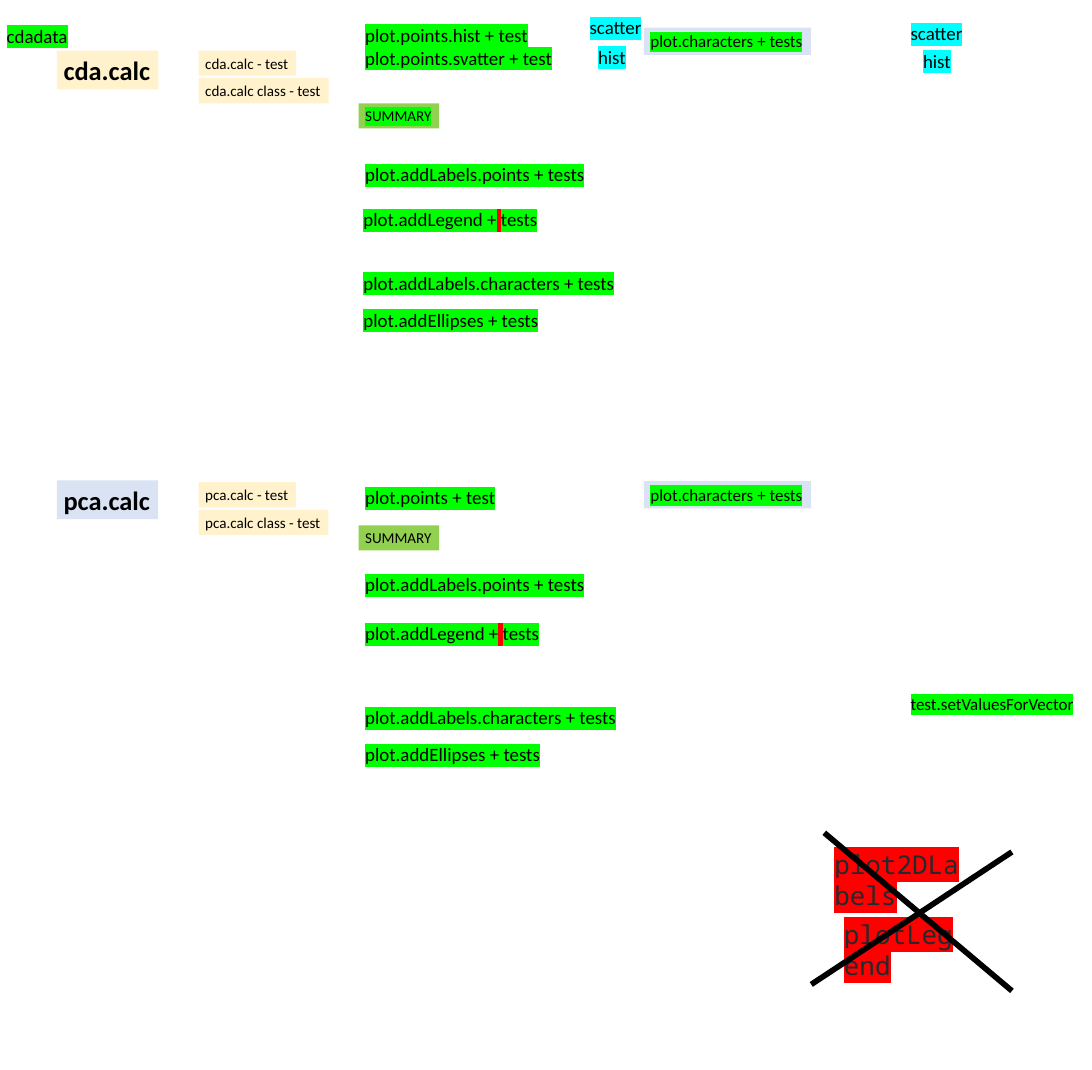
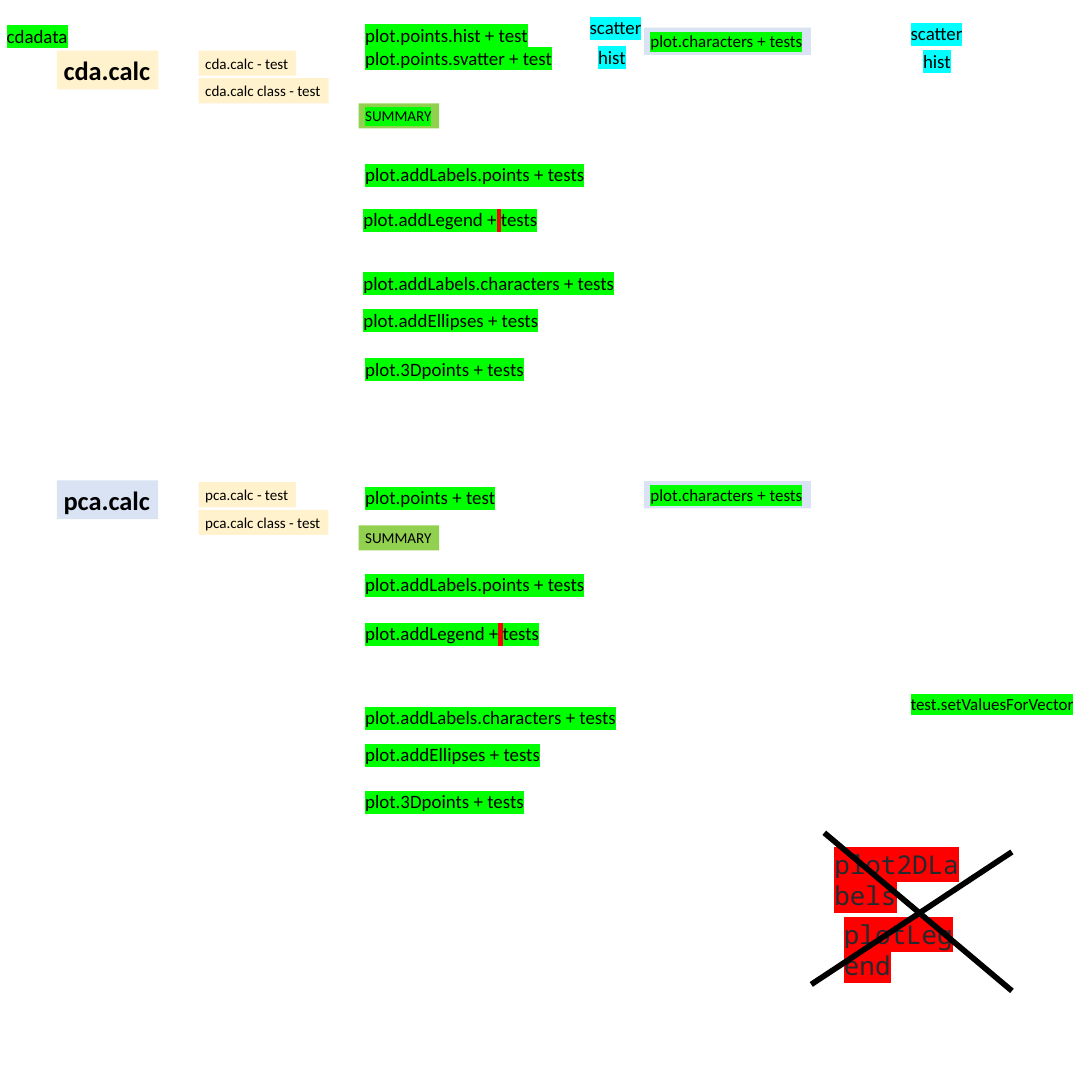
Before and after one commit to MarekSlenker/MorphoTools2, a slide deck: slide 3 of struktura kniznice.pptx. Drawn at 1092x1070 pixels with LibreOffice and Linux fonts; fonts in the diff are those of the drawing. Boxes give left, top, right and bottom in pixels: in the first picture for what was removed or moved away, otherwise in the second. Text is boxed around its words. In the diff, an @@ line names an element or a change of style, - is before the commit and + after.

Commit message:
plot3D

```diff
--- a/struktura kniznice.pptx
+++ b/struktura kniznice.pptx
@@ text added at <box>365,363,523,379</box>, 20 pt, text #000000 @@
+plot.3Dpoints + tests
@@ text added at <box>365,795,523,811</box>, 20 pt, text #000000 @@
+plot.3Dpoints + tests
```
Also in this commit, not shown: 12 other files.
